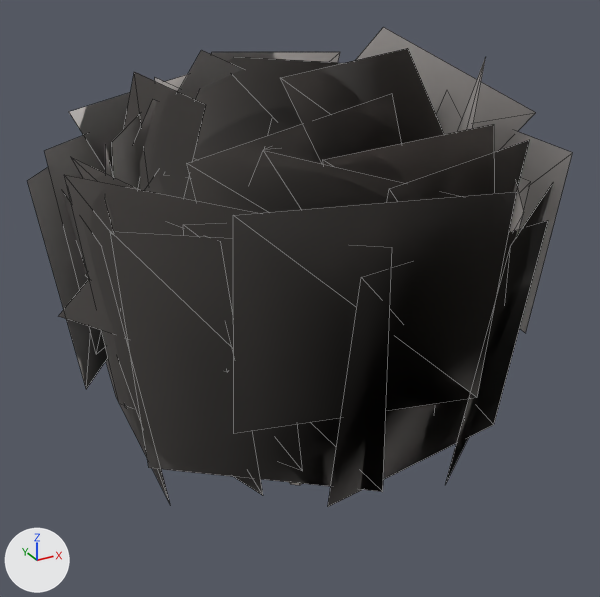
The glTF model game/assets/trees/willow2.glb as it was, and as the next commit left it.
Both versions are drawn from a 50 mm camera at (-10.93, -20.09, 15.94) aimed at (0.05, -0.12, 5.96). The lights are fixed; the arrows at lower left show +X, +Y and +Z. The first picture is the older version. Mesh edges are drawn as thin lines. Vertices at exactly the same position are counted once.

In view in the first picture: 'leaves'.
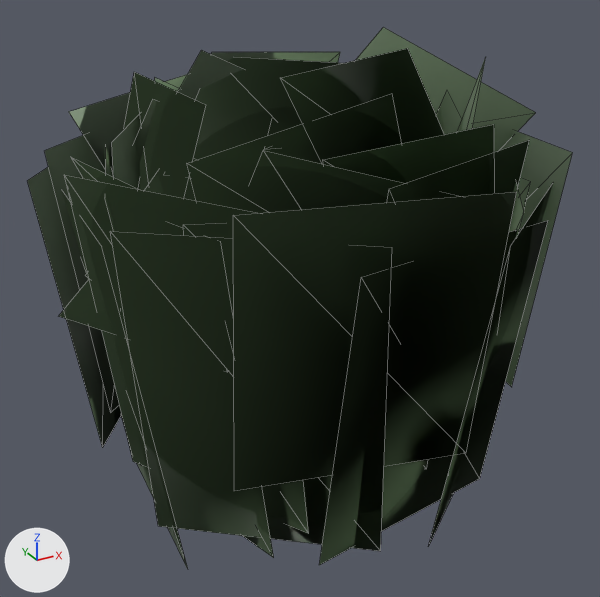
Pixel boxes [x1, y1, x2, y2] of what changed, in the pictures (600 x 597 px; the box of a moved part takes in the faces that stretch with it):
```json
{"object": "leaves", "change": "reshaped, recoloured", "before": [27, 27, 572, 507], "after": [27, 27, 572, 569], "on screen": "13% taller"}
{"part": 1, "of": "me_leaves", "change": "moved or reshaped", "before": [27, 130, 572, 507], "after": [27, 130, 572, 569]}
{"part": 2, "of": "me_leaves", "change": "recoloured", "before": [27, 27, 572, 507], "after": [27, 27, 572, 566]}
```

The change, as JSON lines over the scene's bpy script:
```json
{"block": "me_leaves", "where": "# used by ob_leaves; location = (0.0, 0.0, 0.0)"}
{"op": "remove", "block": "me_leaves", "code": "me_leaves.from_pydata(...)  # 192 vertices, 96 faces; spans x -7.1..7.25, y -7.22..7.36, z 2.11..13.32"}
{"op": "add", "block": "me_leaves", "code": "me_leaves.from_pydata(...)  # 192 vertices, 96 faces; spans x -7.1..7.25, y -7.22..7.36, z -0.18..13.32"}
{"block": "me_leaves", "change": "me_leaves part 1: 44 of 192 vertices moved; they spanned x -6.36..6.47, y -6.41..6.59, z 2.11..5.4 and now span x -6.12..6.21, y -6.14..6.33, z -0.18..3.56; mean shift (0.01, 0.0, -2.02); largest move (-4.82, 3.44, 2.11) -> (-4.48, 3.42, -0.18)"}
{"block": "me_leaves", "change": "me_leaves part 2: 96 faces centred in x -5.86..6.61, y -6.47..6.02, z 4.59..11.81 are repainted in the vertex colours; the middle colour goes from light grey #cec7c3 to greyish green #829e77"}
```
